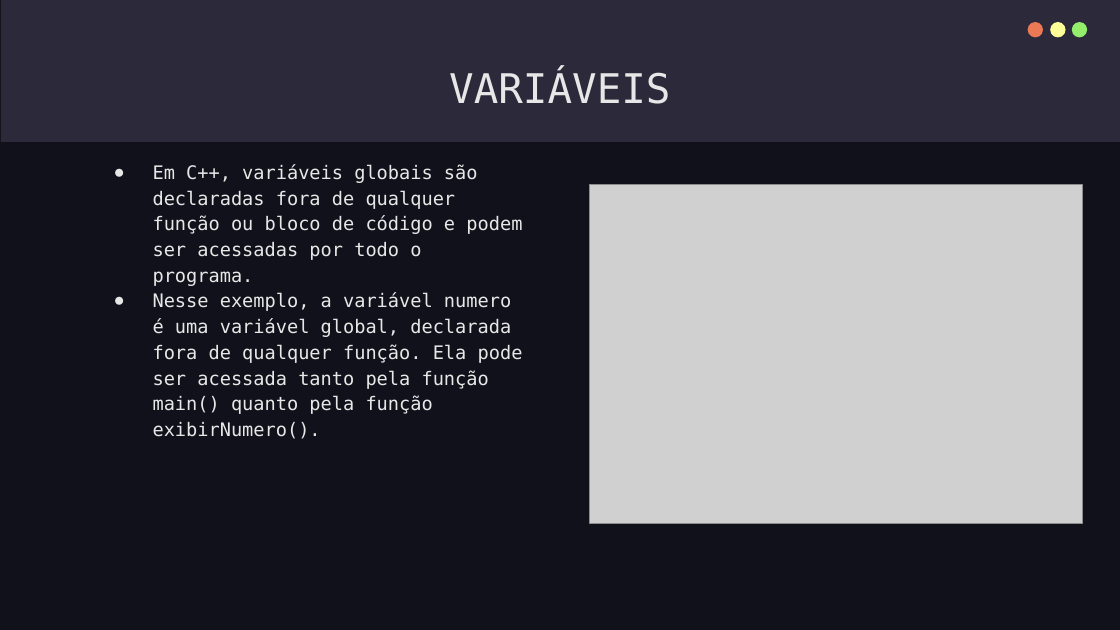
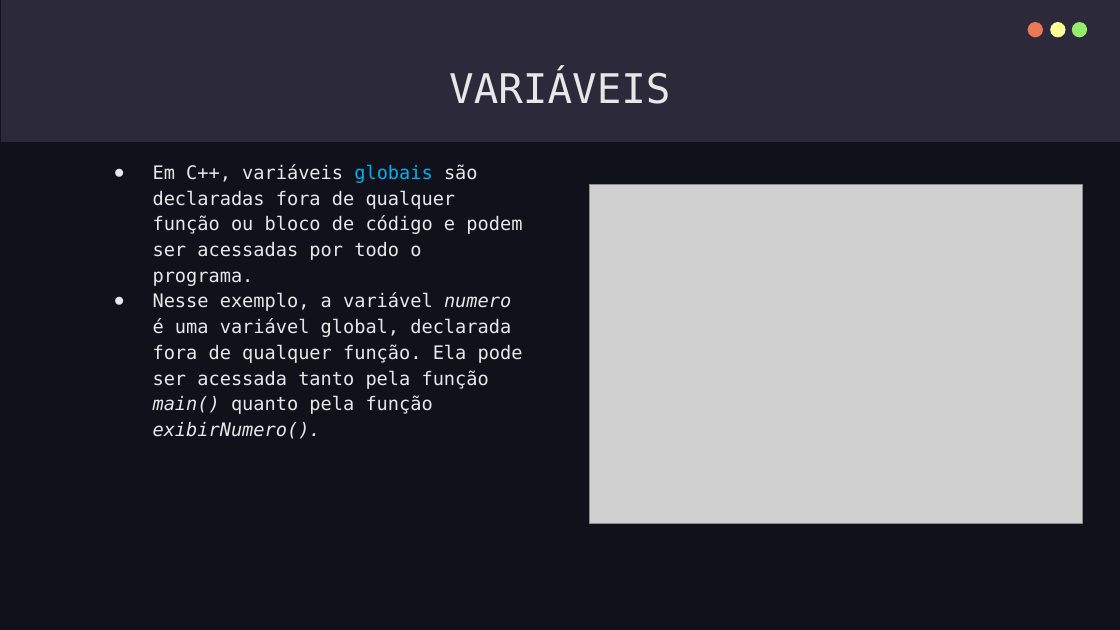
Before and after one commit to IgorTorquatto/Prolog, a slide deck: slide 21 of C++.pptx. Drawn at 1120x630 pixels with LibreOffice and Linux fonts; fonts in the diff are those of the drawing; grey boxes stand for pictures. Boxes give left, top, right and bottom in pixels: in the first picture for what was removed or moved away, otherwise in the second. Text is boxed around its words. In the diff, an @@ line names an element or a change of style, - is before the commit and + after.

```diff
--- a/C++.pptx
+++ b/C++.pptx
@@ text "Em C++, variáveis globais são ..." at <box>153,164,523,439</box>: text colour #E7E7E7 to #00B0F0 in "globais"; italic on in "numero main() exibirNumero()." @@
```
Also in this commit, not shown: 29 other slides changed.
